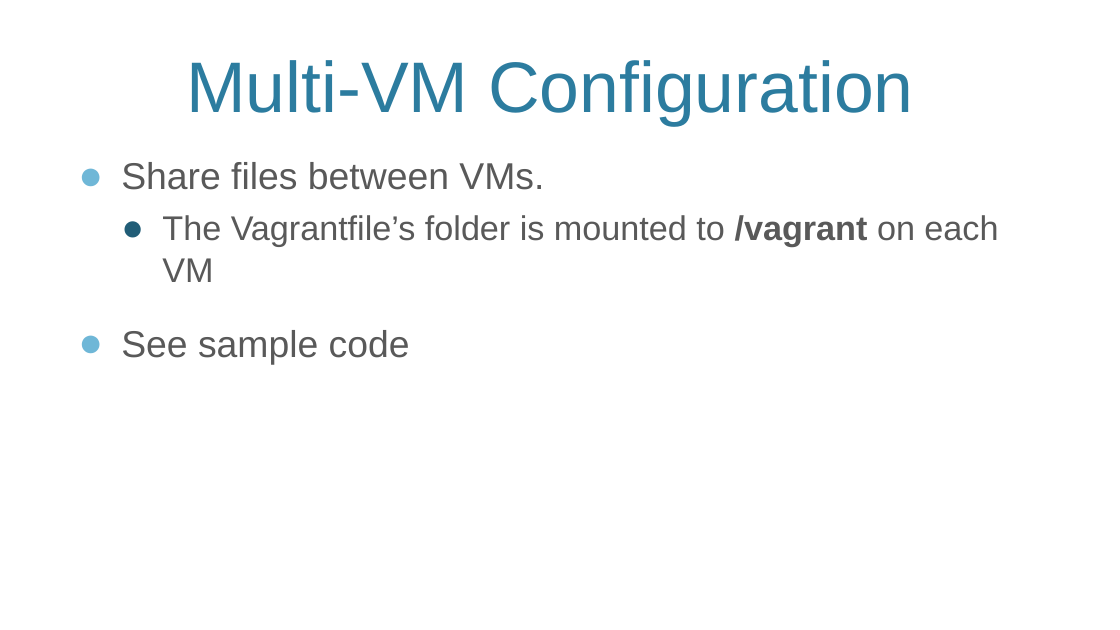
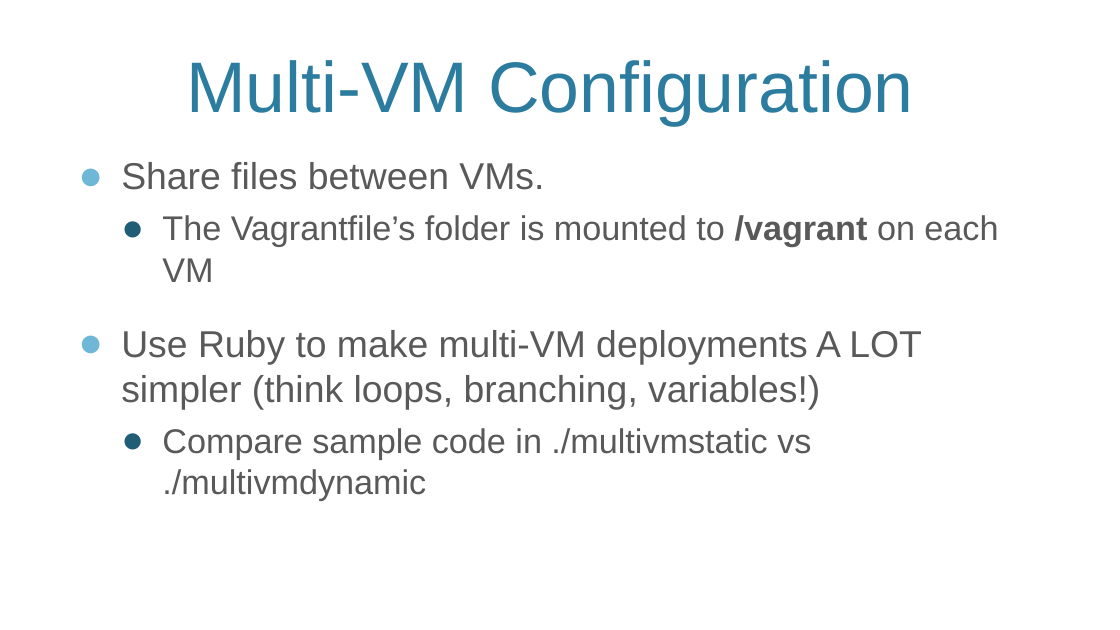
Before and after one commit to VMTrooper/VagrantBrownBag, a slide deck: slide 14 of Vagrant.pptx (slide 13 before the commit). Drawn at 1120x630 pixels with LibreOffice and Linux fonts; fonts in the diff are those of the drawing; background and template pictures are left out. Boxes give left, top, right and bottom in pixels: in the first picture for what was removed or moved away, otherwise in the second. Text is boxed around its words. In the diff, an @@ line names an element or a change of style, - is before the commit and + after.

```diff
--- a/Vagrant.pptx
+++ b/Vagrant.pptx
@@ text at [121,330,922,500]: text changed @@
-● See sample code
+● Use Ruby to make multi-VM deployments A LOT simpler (think loops, branching, variables!)
+  ● Compare sample code in ./multivmstatic vs ./multivmdynamic
```
Also in this commit, not shown: 8 other slides changed, 1 slide added, 7 other files.
